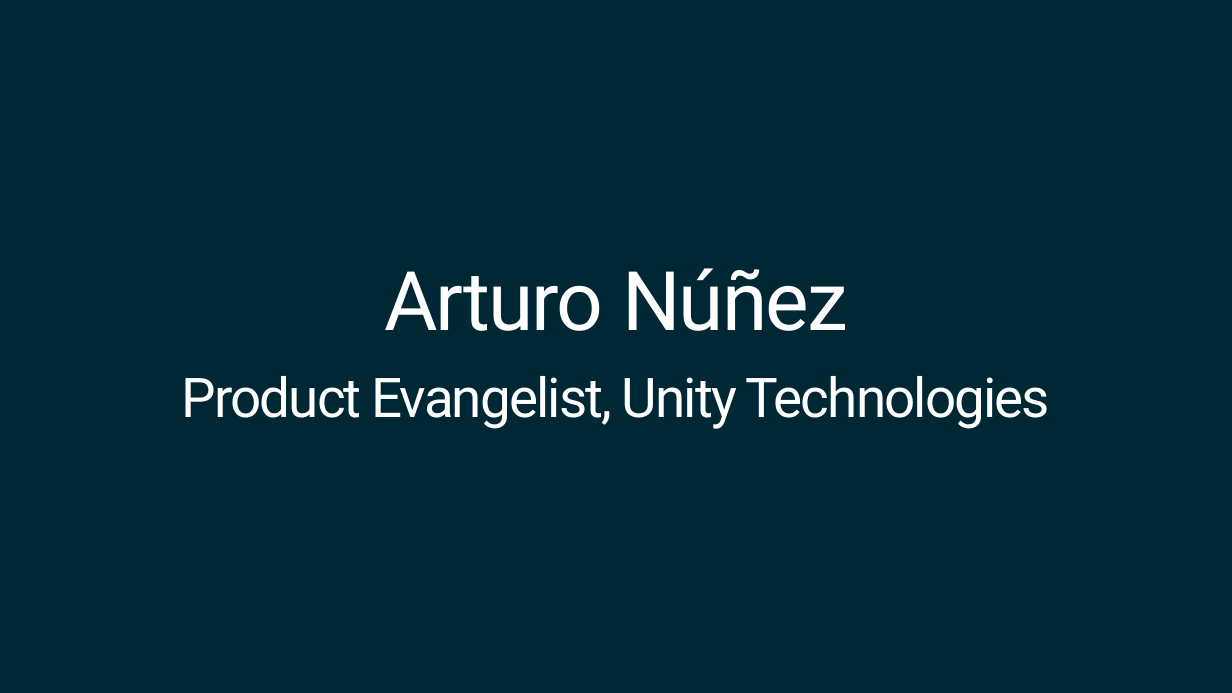
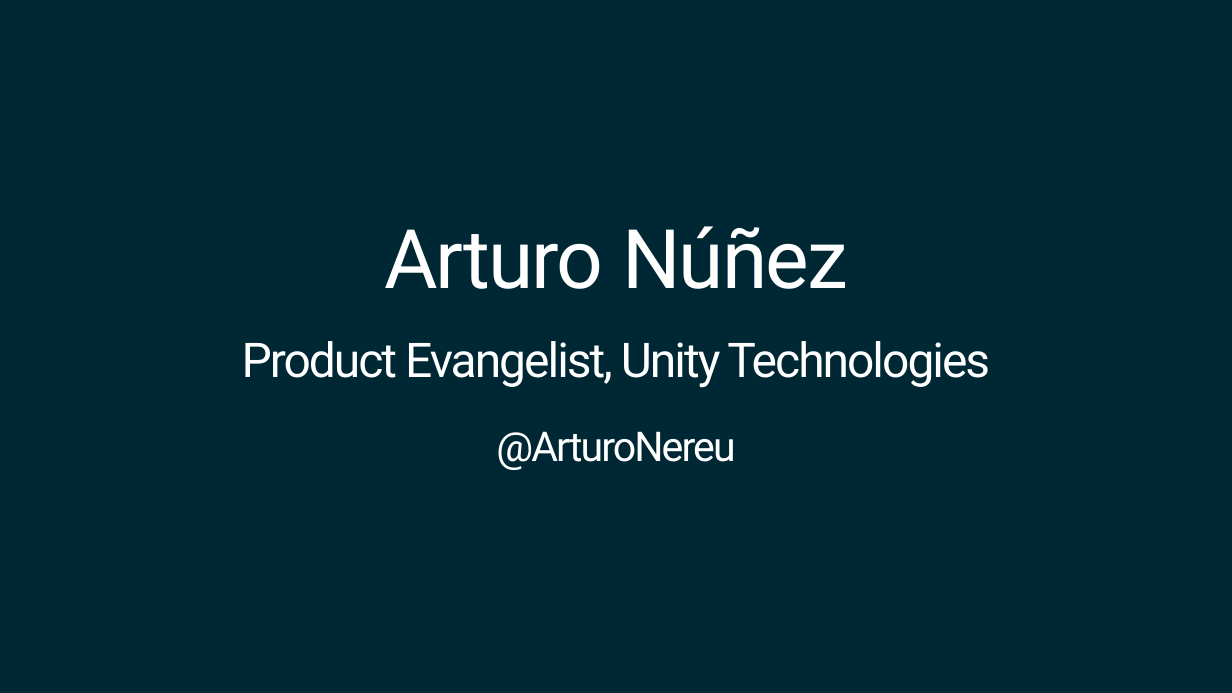
Before and after one commit to ArturoNereu/Unity2DAnimation, a slide deck: slide 4 of Presentations/Future2DAnim_Tokyo.pptx (slide 3 before the commit). Drawn at 1232x693 pixels with LibreOffice and Linux fonts; fonts in the diff are those of the drawing; background and template pictures are left out. Boxes give left, top, right and bottom in pixels: in the first picture for what was removed or moved away, otherwise in the second. Text is boxed around its words. In the diff, an @@ line names an element or a change of style, - is before the commit and + after.

Commit message:
Draft of PPT now on 0.2

```diff
--- a/Presentations/Future2DAnim_Tokyo.pptx
+++ b/Presentations/Future2DAnim_Tokyo.pptx
@@ title at [242,226,990,470]: text changed; size 32 to 28 pt @@
-Arturo Núñez
-Product Evangelist, Unity Technologies
+Arturo Núñez
+Product Evangelist, Unity Technologies
+@ArturoNereu
```
Also in this commit, not shown: 2 other slides changed, 4 slides added, 1 slide removed.
